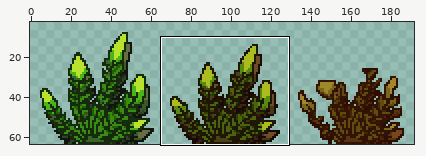
Sprite sheet, stored at TunedBeta/images/environment/Hornwort.png. The picture above shows the old version from afar; the outline marks the close-up.
Close-up. Before the edit:
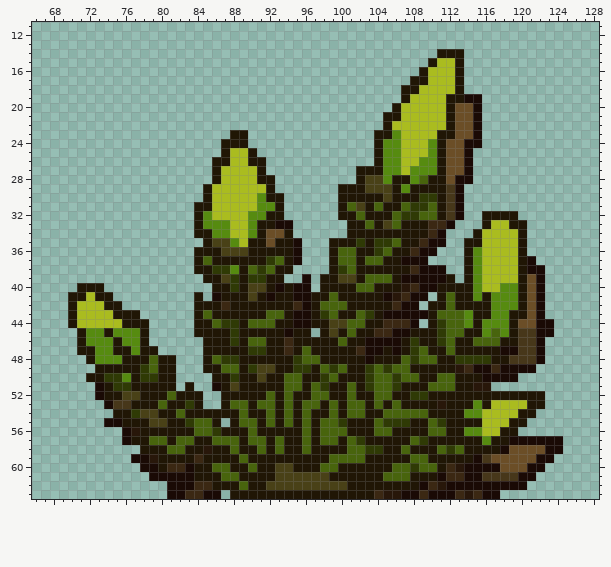
The file is 192x64 pixels. Colours within 5 levels of each other are drawn and written as one. Shown: x 66..128, y 11..63. The wide view leaves out empty margins. The commit also changed other parts of the picture, which this record leaves out.
And afterwards:
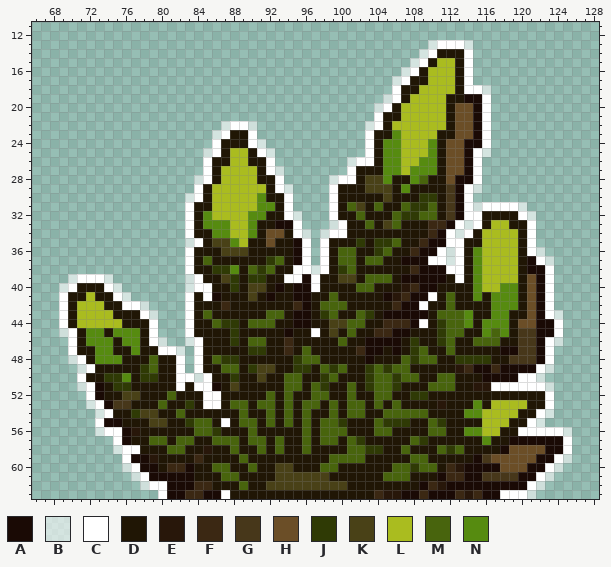
Palette (. is transparent): A #1a0a05  B #ffffff96  C #ffffff  D #201605  E #28170a  F #3b2813  G #47371a  H #6b4e27  J #2f3a05  K #494117  L #aabc1f  M #48640d  N #568b10
The exact change:
@@ x 66..128 @@
 12 ...............................................................
-13 ...............................................................
-14 .............................................DDD...............
-15 ............................................DLLD...............
-16 ...........................................DLLLD...............
-17 ..........................................DDLLLD...............
-18 .........................................DDLLLLD...............
-19 .........................................DLLLLDDAA.............
-20 ........................................DLLLLLDHHA.............
-21 .......................................DDLLLLLDHHA.............
-22 .......................................DLLLLLLDHHA.............
-23 ......................DD..............DDNLLLLDDHHA.............
-24 .....................DDD..............DNNLLLNDHHAA.............
-25 .....................DLLD.............DNNLLLNDHHA..............
-26 ....................DDLLDD............DNNLLNNDHHA..............
-27 ....................DLLLLD..........DDDNNLNNNDHHA..............
-28 ....................DLLLLDD.........DKKNDDNMDDHAA..............
-29 ...................DLLLLLLD.......DDDKKKDNDDDDGA...............
-30 ...................DLLLLLNDD......DDDDDKDDDJJDGA...............
-31 ..................DDLLLLLNND......DMKDMDDMJJMDGA...............
-32 ..................DNLLLLNNDD......DDMDDDMJJMMDGA..DDDD.........
-33 ..................DNNNLLNDDAA......DDMDKMDDDFFA...DLLDD........
-34 ..................DDNNLLNDHHD......DDDDDDDDDFA...DLLLLD........
-35 ...................DKKNLDDHDDA...DDDJDJJMDDFAA..DDLLLLD........
-36 ..................DDDKKKDDDDDA...DMMDDJMDDFAA...DNLLLLD........
-37 ..................DMDDDDDDJMDA...DMMDMMDDAAA....DNLLLLDA.......
-38 ..................DDJJNDMJMDD....DJMDDDDDDFAAA..DNLLLLDAA......
-39 ...................DDKJDJJDD..A.DDKKDMMMDAAAAAD.DNLLLLDHA......
-40 .....DDD............DDJDKKDADAA.DDDDMMDDDEFAADDDDNLLNNDHA......
-41 ....DDLDD.........D.ADDDKDADDAADDMDDDDDAEFAA.DMDDNDNNNDHA......
-42 ....DLLLDD........DDDFDDDDDDDFADMMMDDDDDFAA.DDMDDDDNNNDHA......
-43 ....DLLLLDDD......DMDDDDDDMMDAADJMDDMJDAAAAADMMMNDDNNDDHA......
-44 ....DLLLLLDDD.....DDMJJDMMMDDAADDKKMMDDFFFA.DJMMNDNNNDHHAA.....
-45 .....DNNDNNND.....DDDDJDDDDDADD.DKDMDDFFAADDDJMMDDNMNDGGAA.....
-46 .....DNNNDNND......DDDJDMMDDFDDDDDMDDAAAADJDDJMDDMMMDDGGA......
-47 .....DDNNDDNDD.....DDDDDJJDDFDMDDDDDFAADADJMDDMDDDDDAAGGA......
-48 ......DNNNDDDMDD...DMJJDDDDDDJMMDDDDDADDDMJMMDDJJJJDDGGGA......
-49 .......DDDDDJMDD...DDMMDJKKDDJJDMJMDDJMJMMDDDDDEFAAFAAAA.......
-50 ......DDJJNDJJDD....DDJDDKDDMMDDJMDDDJMMJMMDDMMDDDAAAA.........
-51 .......ADJJDDDDD.D..ADKDDDDDMMDMJDDMDJMMJDDDMMMDDEE............
-52 .......ADDKKDDDMDDD..DDDDDMDMDDMMDDMDDMMDDJJDDDDDDDDDDDDD......
-53 ........AGGDDDMDDJD..DMMDMMDMDMMDMDMMDMDMDDDDEDDDNDLLLLDD......
-54 .........DDJKKDDMDDDDDDMDDMDMDMDDMDMMDDMMMMMDDDDNNLLLLDD.......
-55 ........AADDDKKDDJMMD.DMMDMDMDMDMMJDDDMJJJDDMJDDDDLLLDD........
-56 ..........AEDDDDDDMMJDDDMDDDDDMDMMMDDDMMDDDDMMDDNNLLDD.........
-57 ..........ADDMMDMMDDMMMDMMDMDDMDMMDMJDDDDDMJDDDDDDNDDAAAAAA....
-58 ............DDDMMDDEDDMDDMDMDDMDDDDMMJJDDMDDDMJMDDDDAHHHHAA....
-59 ...........AAEDDDDFDDDDMDDDDDDDDDMMMMDDDDDMMDDDDDAGHHHHHAA.....
-60 ............AADFFADDMMDDMDDKKDDDMMDDDDDDMMJMMDFEAAAAHHHAA......
-61 .............AAAAADDDMMDDDDKKKKKKDDDDDDMMMDDDAFFAAGGGGAA.......
-62 ...............AAAFFDDDMDDKKKKKKKKKDDDDDDDDAFEAAAAAAAAA........
-63 ...............AAFFAA.DDDDDDDDDDDDDDDDFEEAAFAAAFEFAA...........
+13 ............................................BCCCB..............
+14 ...........................................BCDDDC..............
+15 ..........................................BCDLLDC..............
+16 .........................................BCDLLLDC..............
+17 ........................................BCDDLLLDC..............
+18 ........................................CDDLLLLDCCB............
+19 .......................................BCDLLLLDDAAC............
+20 ......................................BCDLLLLLDHHAC............
+21 ......................................CDDLLLLLDHHAC............
+22 .....................BCCB............BCDLLLLLLDHHAC............
+23 ....................BCDDC............CDDNLLLLDDHHAC............
+24 ....................CDDDCB...........CDNNLLLNDHHAAC............
+25 ...................BCDLLDCB..........CDNNLLLNDHHACB............
+26 ...................CDDLLDDC........BCCDNNLLNNDHHAC.............
+27 ...................CDLLLLDCB.......CDDDNNLNNNDHHAC.............
+28 ..................BCDLLLLDDC.....BCCDKKNDDNMDDHAAC.............
+29 ..................CDLLLLLLDCB....CDDDKKKDNDDDDGACB.............
+30 .................BCDLLLLLNDDC....CDDDDDKDDDJJDGAC..............
+31 .................CDDLLLLLNNDC....CDMKDMDDMJJMDGACBCCCCB........
+32 .................CDNLLLLNNDDCB...CDDMDDDMJJMMDGACCDDDDCB.......
+33 .................CDNNNLLNDDAAC...BCDDMDKMDDDFFACBCDLLDDC.......
+34 .................CDDNNLLNDHHDCB.BCCDDDDDDDDDFACBCDLLLLDC.......
+35 .................BCDKKNLDDHDDAC.CDDDJDJJMDDFAACCDDLLLLDC.......
+36 .................CDDDKKKDDDDDAC.CDMMDDJMDDFAACBCDNLLLLDCB......
+37 .................CDMDDDDDDJMDAC.CDMMDMMDDAAACCBCDNLLLLDACB.....
+38 .................CDDJJNDMJMDDCCBCDJMDDDDDDFAAACCDNLLLLDAAC.....
+39 ....BCCCB........BCDDKJDJJDDCCACDDKKDMMMDAAAAADCDNLLLLDHAC.....
+40 ...BCDDDCB.......BCCDDJDKKDADAACDDDDMMDDDEFAADDDDNLLNNDHAC.....
+41 ...CDDLDDCB......CDCADDDKDADDAADDMDDDDDAEFAACDMDDNDNNNDHAC.....
+42 ...CDLLLDDCCB....CDDDFDDDDDDDFADMMMDDDDDFAACDDMDDDDNNNDHAC.....
+43 ...CDLLLLDDDCB...CDMDDDDDDMMDAADJMDDMJDAAAAADMMMNDDNNDDHACB....
+44 ...CDLLLLLDDDC...CDDMJJDMMMDDAADDKKMMDDFFFACDJMMNDNNNDHHAAC....
+45 ...BCDNNDNNNDC...CDDDDJDDDDDADDCDKDMDDFFAADDDJMMDDNMNDGGAAC....
+46 ....CDNNNDNNDCB..BCDDDJDMMDDFDDDDDMDDAAAADJDDJMDDMMMDDGGACB....
+47 ....CDDNNDDNDDCCB.CDDDDDJJDDFDMDDDDDFAADADJMDDMDDDDDAAGGAC.....
+48 ....BCDNNNDDDMDDC.CDMJJDDDDDDJMMDDDDDADDDMJMMDDJJJJDDGGGAC.....
+49 .....BCDDDDDJMDDC.CDDMMDJKKDDJJDMJMDDJMJMMDDDDDEFAAFAAAACB.....
+50 .....CDDJJNDJJDDCCBCDDJDDKDDMMDDJMDDDJMMJMMDDMMDDDAAAACCB......
+51 .....BCADJJDDDDDCDCCADKDDDDDMMDMJDDMDJMMJDDDMMMDDEECCCCCCB.....
+52 ......CADDKKDDDMDDDCCDDDDDMDMDDMMDDMDDMMDDJJDDDDDDDDDDDDDC.....
+53 ......BCAGGDDDMDDJDCCDMMDMMDMDMMDMDMMDMDMDDDDEDDDNDLLLLDDC.....
+54 .......BCDDJKKDDMDDDDDDMDDMDMDMDDMDMMDDMMMMMDDDDNNLLLLDDCB.....
+55 .......CAADDDKKDDJMMDCDMMDMDMDMDMMJDDDMJJJDDMJDDDDLLLDDCB......
+56 .......BCCAEDDDDDDMMJDDDMDDDDDMDMMMDDDMMDDDDMMDDNNLLDDCCCCCB...
+57 .........CADDMMDMMDDMMMDMMDMDDMDMMDMJDDDDDMJDDDDDDNDDAAAAAAC...
+58 .........BCCDDDMMDDEDDMDDMDMDDMDDDDMMJJDDMDDDMJMDDDDAHHHHAAC...
+59 ..........CAAEDDDDFDDDDMDDDDDDDDDMMMMDDDDDMMDDDDDAGHHHHHAACB...
+60 ..........BCAADFFADDMMDDMDDKKDDDMMDDDDDDMMJMMDFEAAAAHHHAACB....
+61 ...........BCAAAAADDDMMDDDDKKKKKKDDDDDDMMMDDDAFFAAGGGGAACB.....
+62 ............BCCAAAFFDDDMDDKKKKKKKKKDDDDDDDDAFEAAAAAAAAACB......
+63 ..............CAAFFAACDDDDDDDDDDDDDDDDFEEAAFAAAFEFAACCCB.......
Changed places in both close-ups, as pixel boxes (x1, y1, x2, y2):
added: (59, 40, 572, 499)
